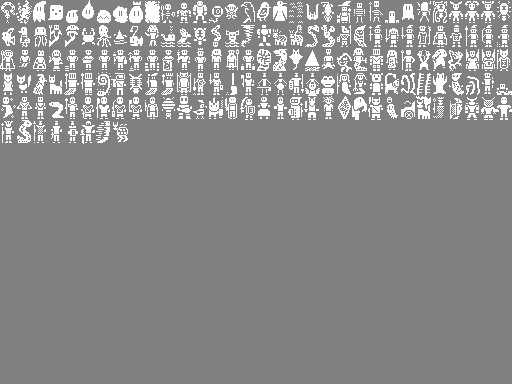
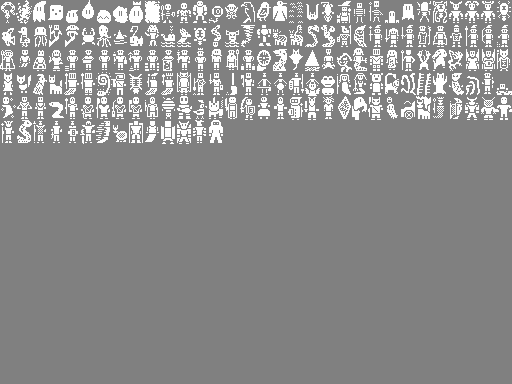
Comparing the layer stacks of the two (512, 384) images. Changes:
painted on "Background" over bbox(113, 49, 271, 144)
